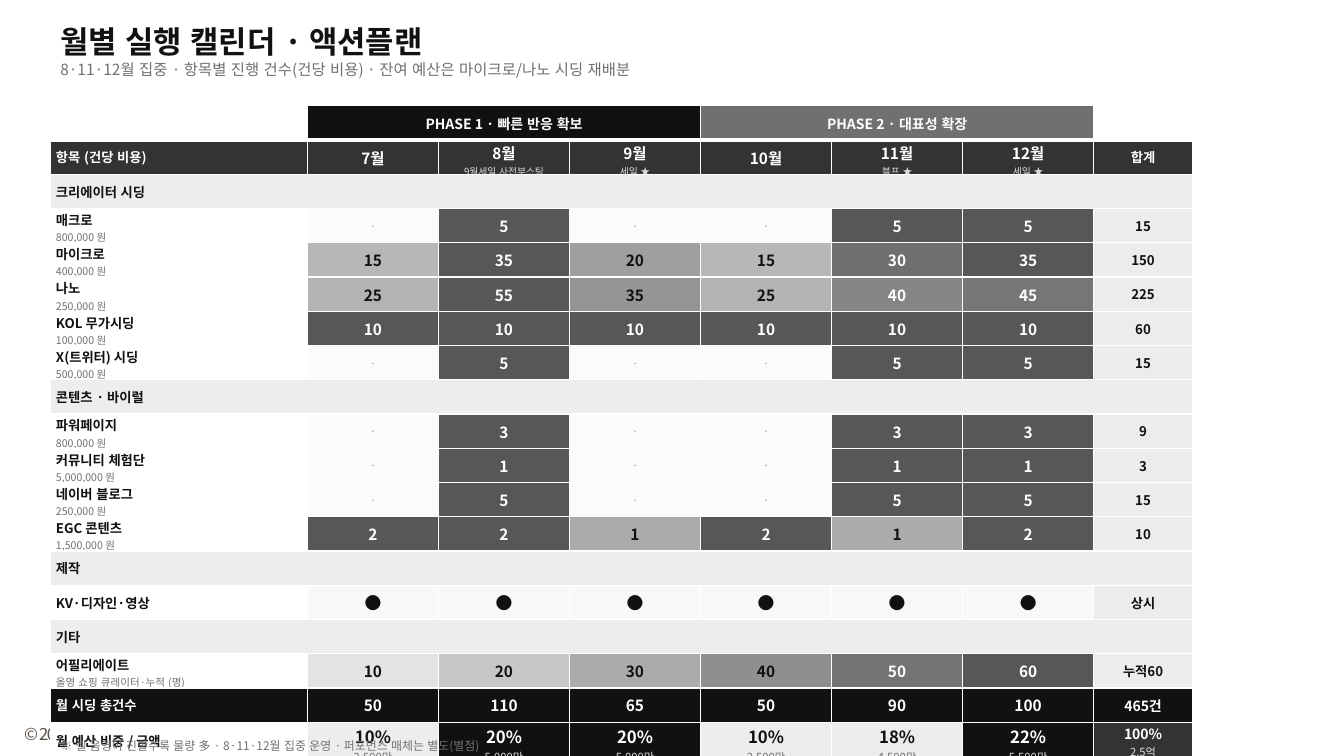
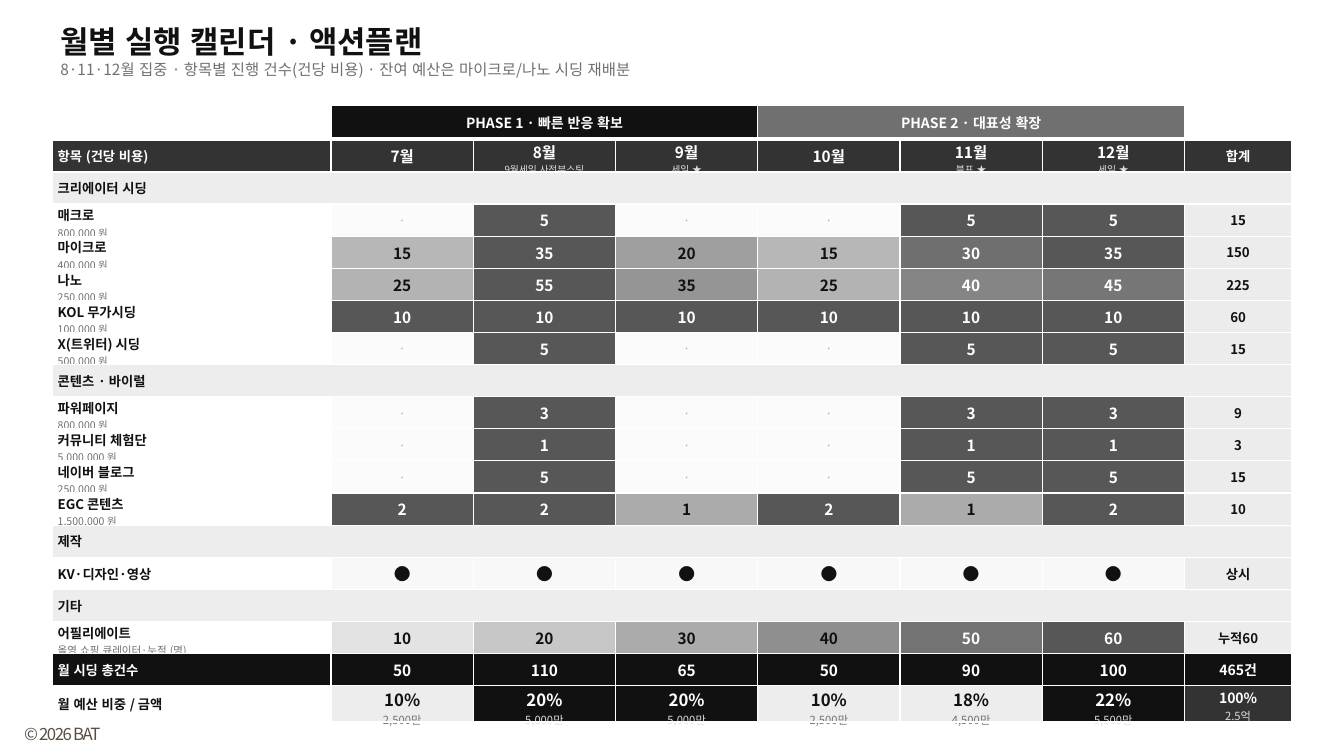
Before and after one commit to bat-han-26/oy_all-the-better_proposal, a slide deck: slide 43 of proposal/올더베러_제안덱_병합본.pptx (slide 52 before the commit). Drawn at 1344x756 pixels with LibreOffice and Linux fonts; fonts in the diff are those of the drawing. Boxes give left, top, right and bottom in pixels: in the first picture for what was removed or moved away, otherwise in the second. Text is boxed around its words. In the diff, an @@ line names an element or a change of style, - is before the commit and + after.

```diff
--- a/proposal/올더베러_제안덱_병합본.pptx
+++ b/proposal/올더베러_제안덱_병합본.pptx
@@ table: place and size @@
-table at <box>50,106,1193,756</box>
+table at <box>52,106,1292,732</box>
@@ text removed at <box>76,738,479,754</box> @@
-※ 셀 음영이 진할수록 물량 多 · 8·11·12월 집중 운영 · 퍼포먼스 매체는 별도(별첨)
```
Also in this commit, not shown: 16 other slides changed, 2 other files.
